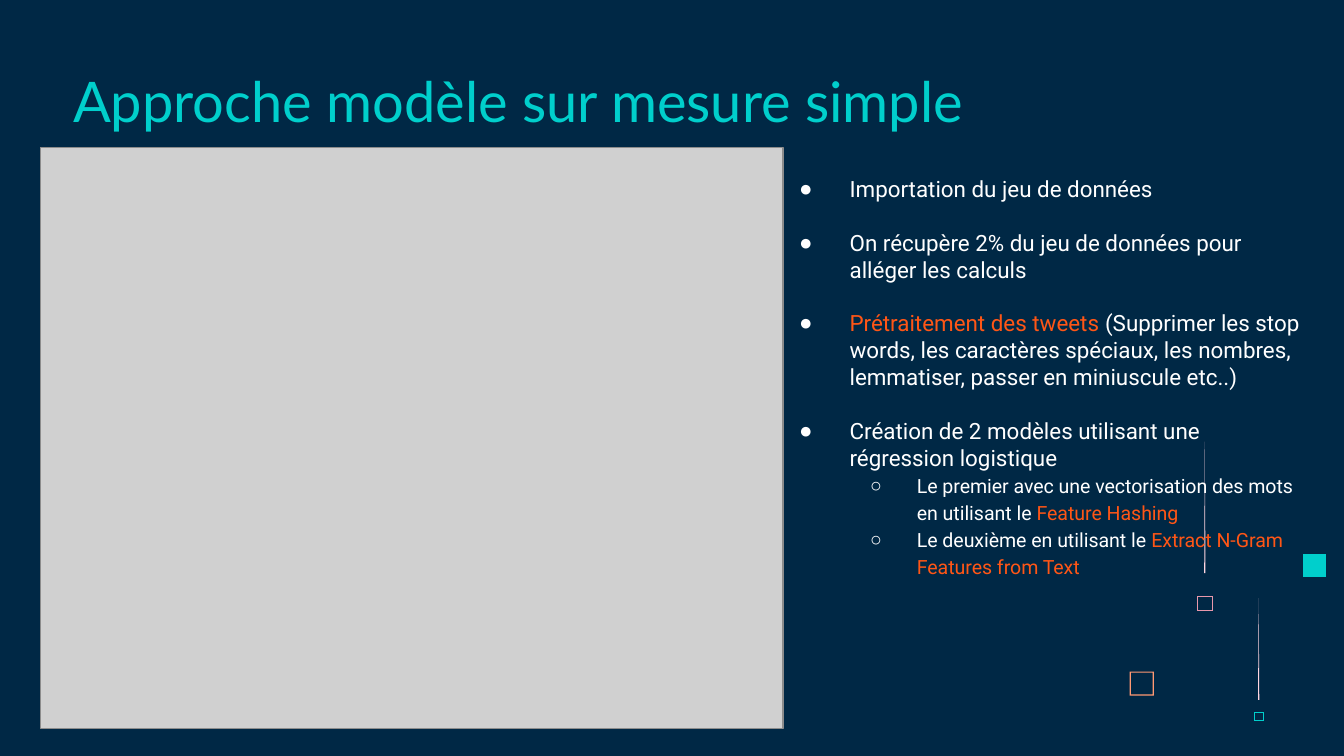
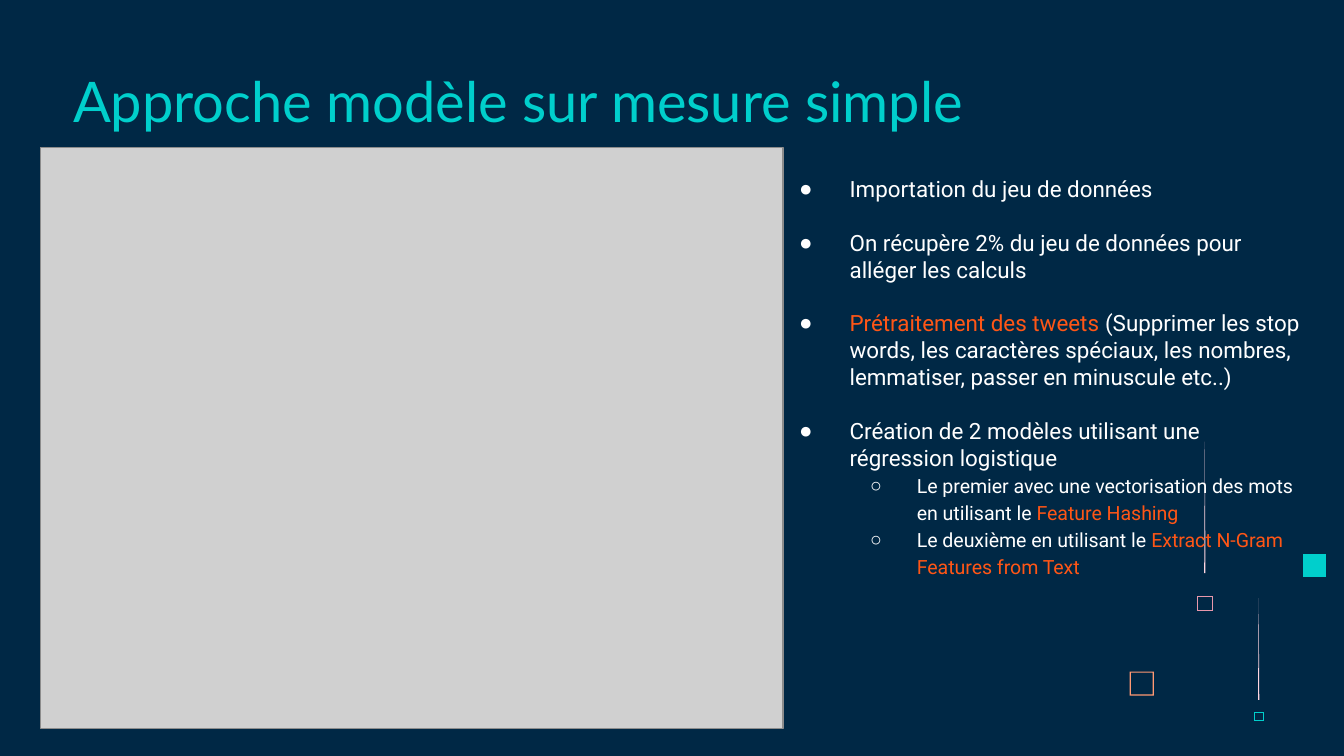
Before and after one commit to Deviluna29/oc_ingenieur-ia_p7, a slide deck: slide 9 of P07_07_presentation.pptx (slide 8 before the commit). Drawn at 1344x756 pixels with LibreOffice and Linux fonts; fonts in the diff are those of the drawing; grey boxes stand for pictures; background and template pictures are left out. Boxes give left, top, right and bottom in pixels: in the first picture for what was removed or moved away, otherwise in the second. Text is boxed around its words. In the diff, an @@ line names an element or a change of style, - is before the commit and + after.

```diff
--- a/P07_07_presentation.pptx
+++ b/P07_07_presentation.pptx
@@ text at [850,313,1299,390]: text changed @@
-● Prétraitement des tweets (Supprimer les stop words, les caractères spéciaux, les nombres, lemmatiser, passer en miniuscule etc..)
+● Prétraitement des tweets (Supprimer les stop words, les caractères spéciaux, les nombres, lemmatiser, passer en minuscule etc..)
```
Also in this commit, not shown: 1 other slide changed, 1 slide added, 3 other files.
